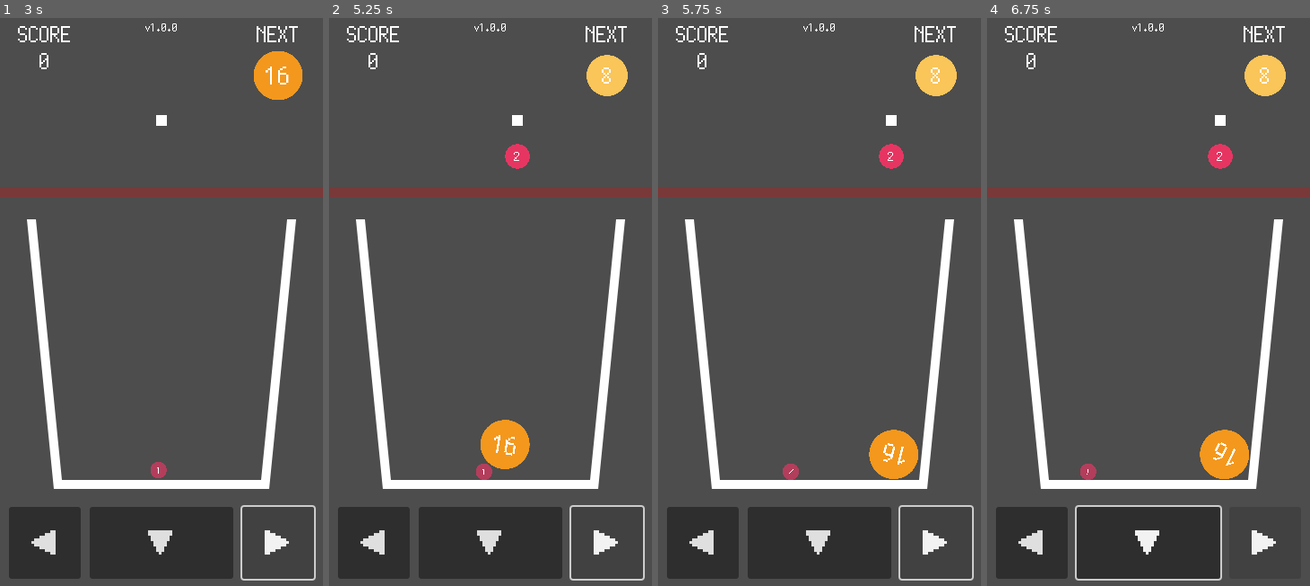
Above: before the commit, frames 1-4 (left to right).
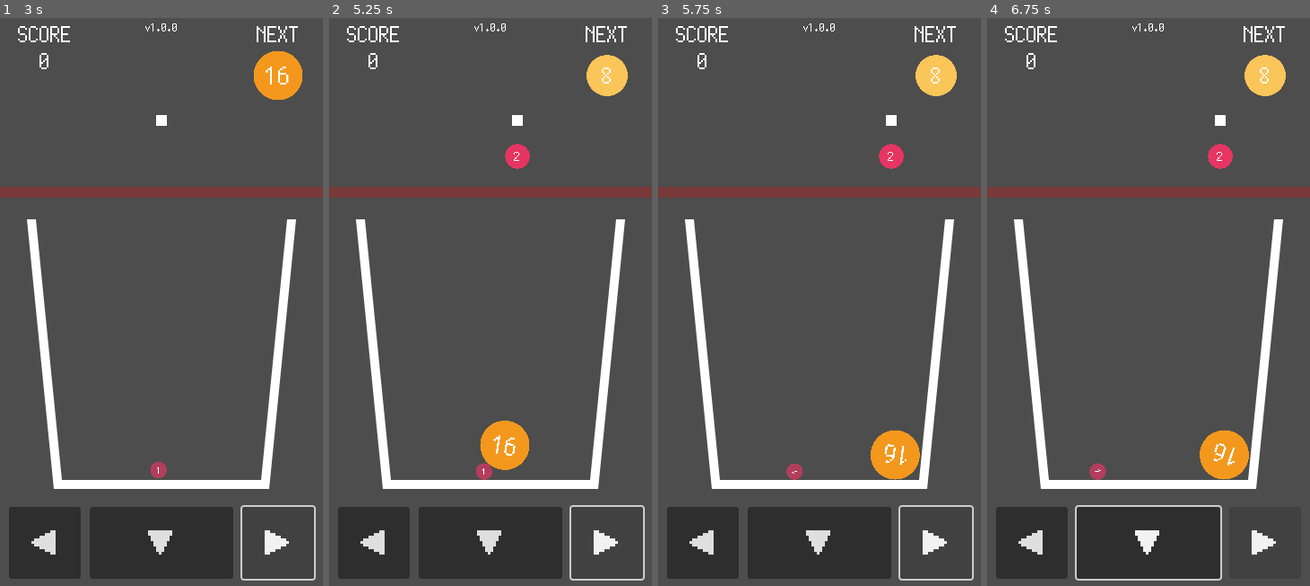
Above: after the commit, the same moments.

Repository: kamikoloss/fruits-puzzle
Game: Godot game, scene res://scenes/main.tscn
Same seed, same stepped clock (60 frames per second), same inputs: the game is played once before the commit and once after it.
Inputs:
- Up to frame 1 (3 s): click "START" at 0.5 s; click "◀" at 1.25 s; click "▼" at 2 s; click "▶" at 2.75 s
- Up to frame 2 (5.25 s): tap Enter at 3.5 s; hold Right 3.53-4.28 s; tap Space at 4.25 s; hold Down 4.28-5.03 s; hold Right from 5.03 s (still down)
- Up to frame 3 (5.75 s): keep holding Right
- Up to frame 4 (6.75 s): release Right at 6.53 s; hold Left from 6.53 s (still down)

Frame 1 is identical in both runs. In frame 2, 0.1% of the frame differs, in the area x 45-63%, y 70-82%; in frame 3, 0.2%; in frame 4, 0.3%, in the area x 28-82%, y 72-82%.

Commit message:
フルーツをより跳ねなくした (落下地点が高くなったので整合を取った)

Diff:
--- a/scenes/fruit.tscn
+++ b/scenes/fruit.tscn
@@ -6,7 +6,7 @@
 
 [sub_resource type="PhysicsMaterial" id="PhysicsMaterial_xtttg"]
 friction = 0.2
-bounce = 0.1
+bounce = 0.05
 
 [sub_resource type="CircleShape2D" id="CircleShape2D_ftgdo"]
 radius = 132.0
Not shown: 1 places in scenes/fruit.tscn that only renumber resources
